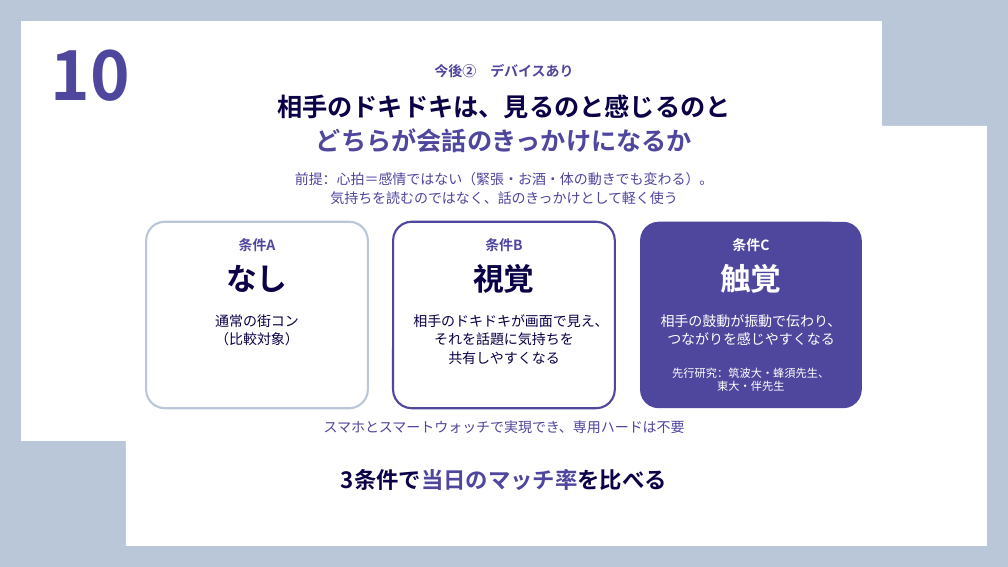
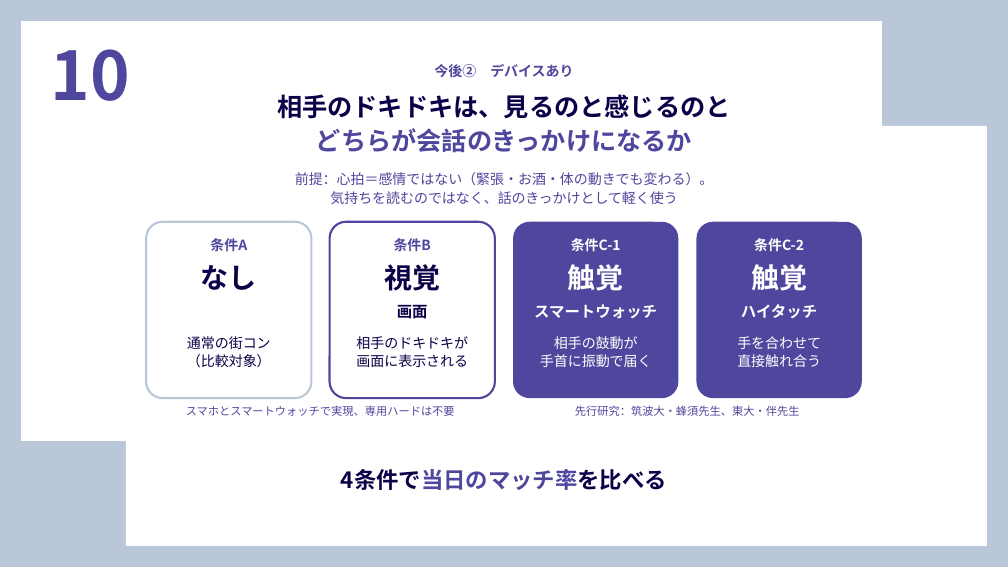
Before and after one commit to waka1220/waka1220, a slide deck: slide 1 of slides/slide10_with_device.pptx. Drawn at 1008x567 pixels with LibreOffice and Linux fonts; fonts in the diff are those of the drawing. Boxes give left, top, right and bottom in pixels: in the first picture for what was removed or moved away, otherwise in the second. Text is boxed around its words. In the diff, an @@ line names an element or a change of style, - is before the commit and + after.

```diff
--- a/slides/slide10_with_device.pptx
+++ b/slides/slide10_with_device.pptx
@@ text "条件A" moved from (x1=239, y1=238, x2=276, y2=252) to (x1=210, y1=238, x2=247, y2=252) @@
@@ rounded rectangle resized from (x1=146, y1=222, x2=368, y2=408) to (x1=146, y1=222, x2=311, y2=398) @@
@@ text "条件B" moved from (x1=485, y1=238, x2=522, y2=252) to (x1=394, y1=238, x2=431, y2=251) @@
@@ rounded rectangle resized from (x1=393, y1=222, x2=615, y2=408) to (x1=330, y1=222, x2=495, y2=398) @@
@@ rounded rectangle added at (x1=513, y1=222, x2=678, y2=398), fill #4F469D @@
@@ text added at (x1=571, y1=238, x2=621, y2=252), 10 pt, text #FFFFFF, bold @@
+条件C-1
@@ rounded rectangle resized from (x1=640, y1=222, x2=862, y2=408) to (x1=697, y1=222, x2=862, y2=398) @@
@@ text at (x1=754, y1=238, x2=804, y2=252): text changed @@
-条件C
+条件C-2
@@ text "視覚" moved from (x1=473, y1=264, x2=534, y2=293) to (x1=384, y1=264, x2=440, y2=291) @@
@@ text added at (x1=568, y1=264, x2=624, y2=291), 20 pt, text #FFFFFF, bold @@
+触覚
@@ size 22 to 20 pt in 3 elements at (x1=201, y1=265, x2=257, y2=290), (x1=384, y1=264, x2=440, y2=291), (x1=751, y1=264, x2=807, y2=291) @@
@@ text "触覚" moved from (x1=720, y1=264, x2=781, y2=293) to (x1=751, y1=264, x2=807, y2=291) @@
@@ text at (x1=397, y1=302, x2=428, y2=322): text changed; size 10 to 11 pt; bold on @@
-相手のドキドキが画面で見え、
-それを話題に気持ちを
-共有しやすくなる
+画面
@@ text added at (x1=534, y1=304, x2=657, y2=318), 11 pt, text #FFFFFF, bold @@
+スマートウォッチ
@@ text added at (x1=741, y1=304, x2=817, y2=318), 11 pt, text #FFFFFF, bold @@
+ハイタッチ
@@ text "通常の街コン" moved from (x1=215, y1=314, x2=299, y2=345) to (x1=187, y1=336, x2=271, y2=368) @@
@@ text added at (x1=356, y1=336, x2=468, y2=367), 10 pt, text #0A0147 @@
+相手のドキドキが
+画面に表示される
@@ text at (x1=540, y1=336, x2=652, y2=367): text changed @@
-相手の鼓動が振動で伝わり、
-つながりを感じやすくなる
+相手の鼓動が
+手首に振動で届く
@@ text added at (x1=737, y1=336, x2=821, y2=367), 10 pt, text #FFFFFF @@
+手を合わせて
+直接触れ合う
@@ text at (x1=186, y1=405, x2=455, y2=416): text changed; size 10 to 8 pt @@
-スマホとスマートウォッチで実現でき、専用ハードは不要
+スマホとスマートウォッチで実現、専用ハードは不要
@@ text at (x1=575, y1=405, x2=800, y2=416): text changed; text colour #FFFFFF to #4F469D @@
-先行研究：筑波大・蜂須先生、
-東大・伴先生
+先行研究：筑波大・蜂須先生、東大・伴先生
@@ text at (x1=341, y1=469, x2=667, y2=490): text changed @@
-3条件で当日のマッチ率を比べる
+4条件で当日のマッチ率を比べる
```
Also in this commit, not shown: 4 other files.
